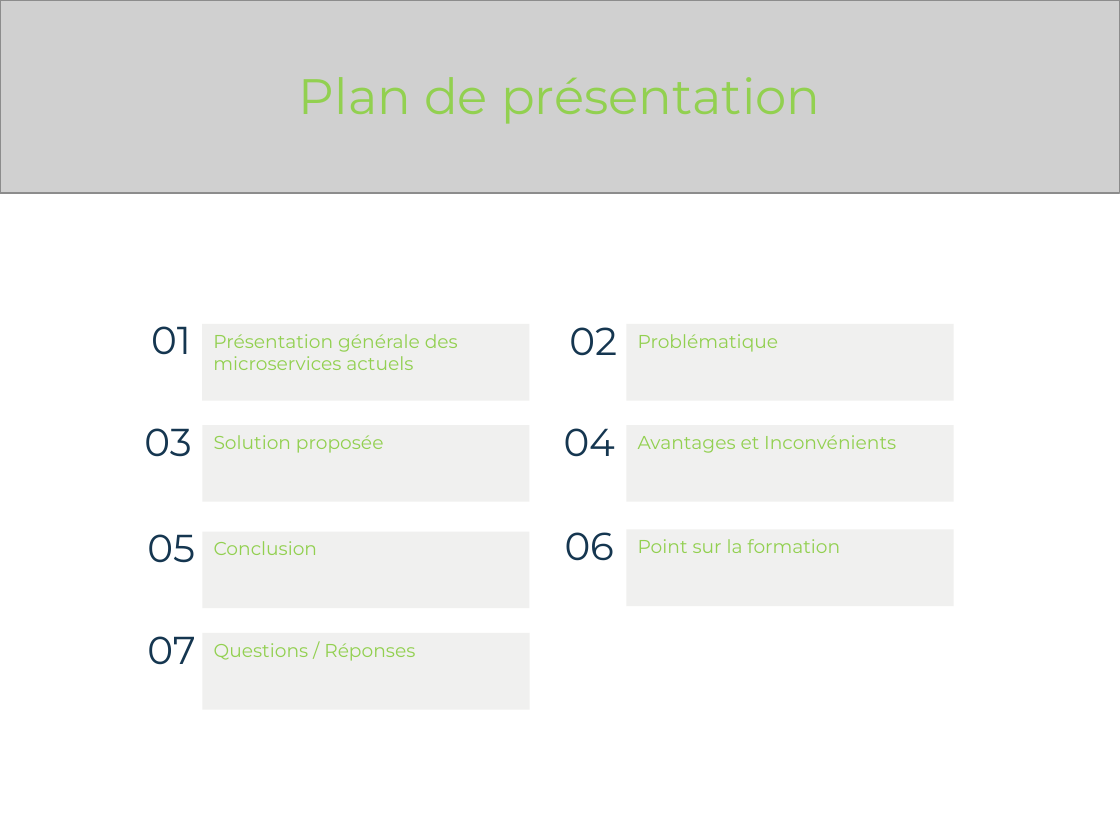
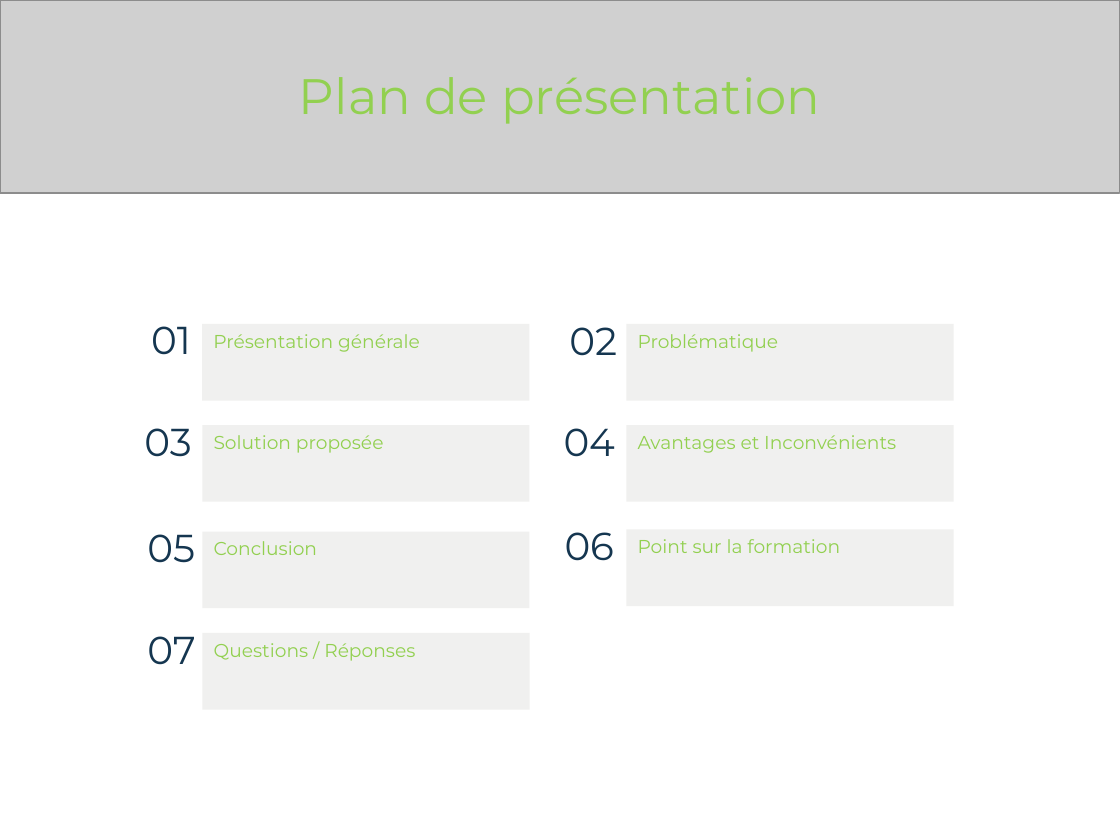
Before and after one commit to Elouaret/spring-cloud, a slide deck: slide 2 of Netflix_au_service_du_printemps_2.0.pptx. Drawn at 1120x840 pixels with LibreOffice and Linux fonts; fonts in the diff are those of the drawing; grey boxes stand for pictures. Boxes give left, top, right and bottom in pixels: in the first picture for what was removed or moved away, otherwise in the second. Text is boxed around its words. In the diff, an @@ line names an element or a change of style, - is before the commit and + after.

```diff
--- a/Netflix_au_service_du_printemps_2.0.pptx
+++ b/Netflix_au_service_du_printemps_2.0.pptx
@@ text in rectangle at bbox=[213, 334, 420, 352]: text changed @@
-Présentation générale des microservices actuels
+Présentation générale
```
Also in this commit, not shown: 6 other slides changed, 16 other files.
